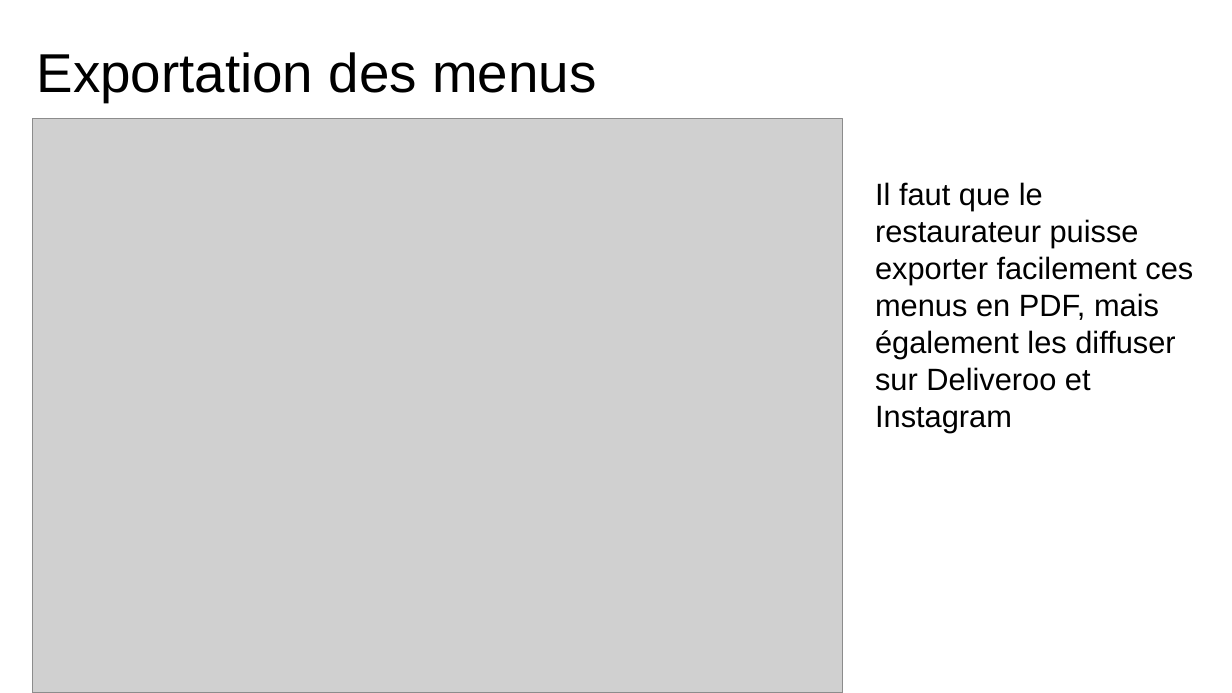
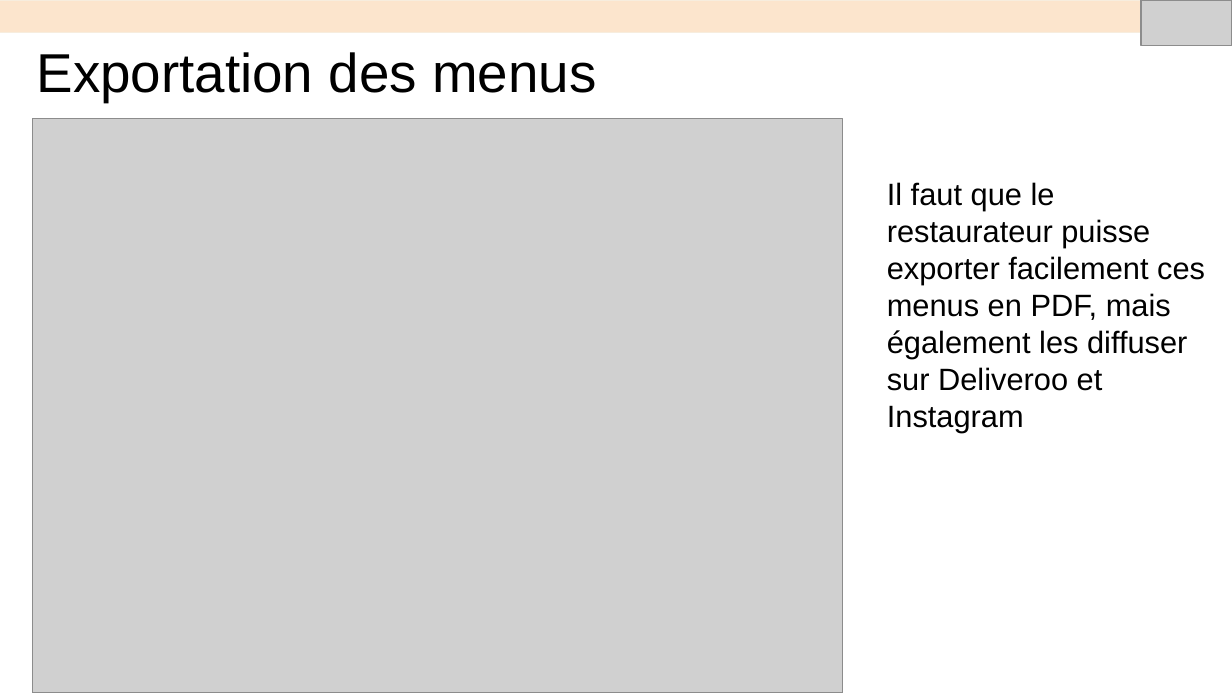
Before and after one commit to Nasus-Stackman/Projet7, a slide deck: slide 6 of Présentation.odp. Drawn at 1232x693 pixels with LibreOffice and Linux fonts; fonts in the diff are those of the drawing; grey boxes stand for pictures. Boxes give left, top, right and bottom in pixels: in the first picture for what was removed or moved away, otherwise in the second. Text is boxed around its words. In the diff, an @@ line names an element or a change of style, - is before the commit and + after.

```diff
--- a/Présentation.odp
+++ b/Présentation.odp
@@ rectangle added at <box>0,0,1232,32</box>, fill #FCE5CD, outline #F7EDDE 0.74 pt @@
@@ picture added at <box>1141,0,1232,46</box> @@
@@ text "Il faut que le restaurateur ...": place and size @@
-text "Il faut que le restaurateur ..." at <box>875,182,1193,433</box>
+text "Il faut que le restaurateur ..." at <box>887,182,1205,433</box>
```
Also in this commit, not shown: 7 other slides changed, 7 slides added, 2 slides removed, 3 other files.
